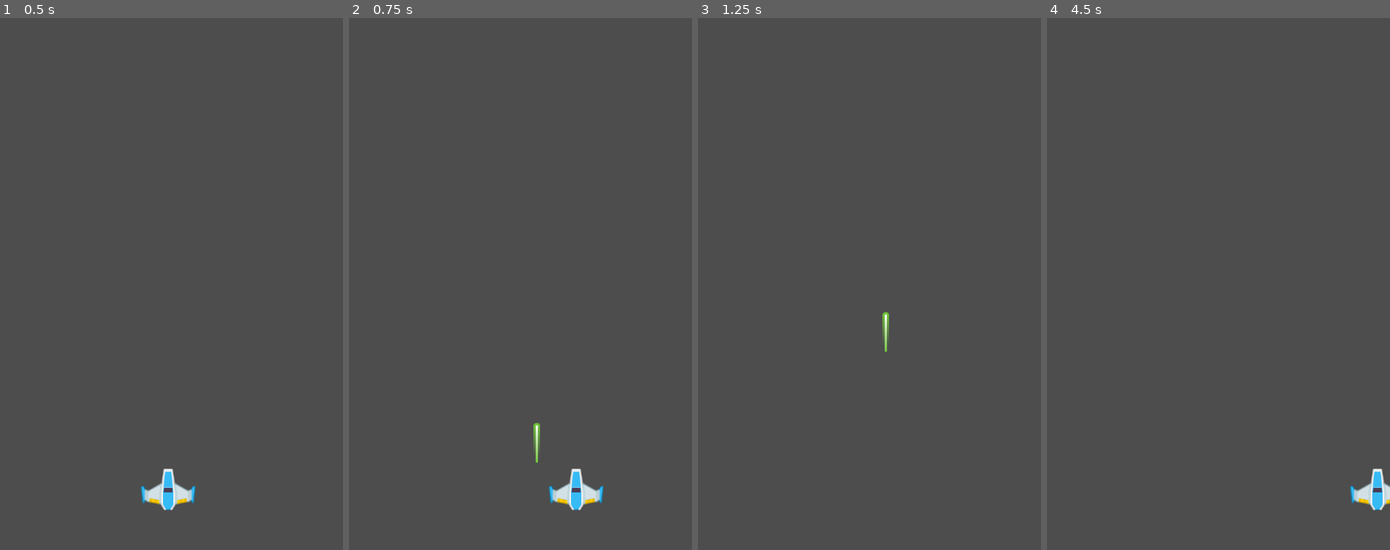
Above: before the commit, frames 1-4 (left to right).
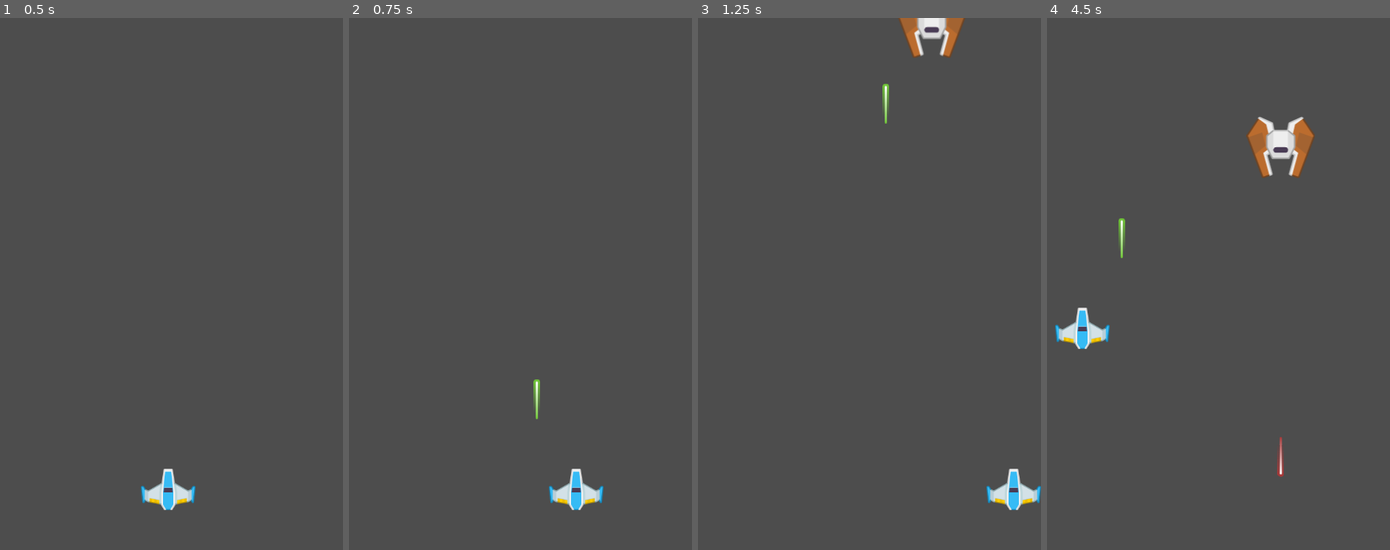
Above: after the commit, the same moments.

Repository: Amr-Monzir/space_shooter
Game: Godot game, scene res://main.tscn
Same seed, same stepped clock (60 frames per second), same inputs: the game is played once before the commit and once after it.
Inputs (mouse positions are in pixels of both pictures, inside the frame that each line leads up to):
- Up to frame 1 (0.5 s): no input
- Up to frame 2 (0.75 s): tap Enter at 0.5 s; move the mouse to (595, 257) at 0.52 s; hold Right (move_right) from 0.53 s (still down); click (595, 257) at 0.6 s
- Up to frame 3 (1.25 s): keep holding Right (move_right)
- Up to frame 4 (4.5 s): move the mouse to (1149, 310) at 1.27 s; release Right (move_right) at 1.28 s; hold Down (move_down) 1.28-2.03 s; click (1149, 310) at 1.35 s; move the mouse to (1252, 166) at 2.02 s; hold Right (move_right) 2.03-2.78 s; click (1252, 166) at 2.1 s; move the mouse to (1201, 390) at 2.77 s; hold Up (move_up) 2.78-3.53 s; click (1201, 390) at 2.85 s; move the mouse to (1321, 363) at 3.52 s; hold Left (move_left) from 3.53 s (still down); click (1321, 363) at 3.6 s; move the mouse to (1115, 204) at 4.27 s; click (1115, 204) at 4.35 s

Frame 1 is identical in both runs. In frame 2, 0.2% of the frame differs, in the area x 53-56%, y 67-84%; in frame 3, 1.7%; in frame 4, 2.8%, in the area x 2-100%, y 18-93%.

Commit message:
Fixed collision

Diff:
--- a/bullet.gd
+++ b/bullet.gd
@@ -1,12 +1,14 @@
 class_name Bullet
 extends Area2D
-
 
 enum Direction {up, down}
 enum BulletType {playerBullet, enemyBullet}
 
 var direction: Direction = Direction.up
 var type: BulletType = BulletType.enemyBullet
+
+@export var speed = 800
+
 
 static func new_enemy_bullet():
 	var my_scene: PackedScene = preload("res://bullet.tscn")
@@ -28,10 +30,18 @@
 
 # Called every frame. 'delta' is the elapsed time since the previous frame.
 func _process(delta: float) -> void:
+	var velocity = Vector2.ZERO
 	if direction == Direction.up:
-		position.y = position.y - 5;
+		velocity = Vector2(0, -1)
 	else:
-		position.y = position.y + 5;
+		velocity = Vector2(0, 1)
+
+	position += delta * velocity * speed
+
+	# DEBUG: Show what the bullet "sees"
+	var overlap = get_overlapping_bodies()
+	if overlap.size() > 0:
+		print("Overlapping bodies:", overlap)
 
 
 func pickSprite():
@@ -46,6 +56,9 @@
 	sprite.show()
 	otherSprite.hide()
 
-
 func _on_visible_on_screen_notifier_2d_screen_exited() -> void:
 	queue_free()
+
+func _on_body_entered(body: Node) -> void:
+	print("✅ HIT!", body.name)
+	queue_free()
--- a/bullet.tscn
+++ b/bullet.tscn
@@ -8,8 +8,11 @@
 radius = 5.0
 height = 54.0
 
-[node name="Bullet" type="Area2D" unique_id=1282358560]
+[node name="Bullet" type="Area2D" unique_id=1451982904]
+collision_layer = 4
+collision_mask = 7
 script = ExtResource("1_v8qja")
+metadata/_edit_group_ = true
 
 [node name="CollisionShape2D" type="CollisionShape2D" parent="." unique_id=1303441595]
 shape = SubResource("CapsuleShape2D_v8qja")
@@ -21,5 +24,7 @@
 texture = ExtResource("3_t4vbm")
 
 [node name="VisibleOnScreenNotifier2D" type="VisibleOnScreenNotifier2D" parent="." unique_id=2124905570]
+rect = Rect2(-5, -27, 10, 54)
 
+[connection signal="body_entered" from="." to="." method="_on_body_entered"]
 [connection signal="screen_exited" from="VisibleOnScreenNotifier2D" to="." method="_on_visible_on_screen_notifier_2d_screen_exited"]
--- a/enemy.gd
+++ b/enemy.gd
@@ -1,15 +1,16 @@
-extends RigidBody2D
+extends Area2D
 
 @export var health = 2
-@export var fireRate = 0.5
+@export var fireRate = 2
+@export var speed = 50
 
-# Called when the node enters the scene tree for the first time.
 func _ready() -> void:
 	pickSprite()
 
 # Called every frame. 'delta' is the elapsed time since the previous frame.
 func _process(delta: float) -> void:
-	position.y = position.y+1;
+	var velocity = Vector2(0, 1)
+	position += velocity * delta * speed
 
 func pickSprite():
 	var spriteTypes = Array([$Type1Shape, $Type2Shape, $Type3Shape, $Type4Shape])
@@ -25,18 +26,39 @@
 func shoot():
 	var bullet: Bullet = Bullet.new_enemy_bullet()
 	bullet.position = $ShootMarker.global_position
-	bullet.rotate(180)
+	bullet.rotate(PI)
 
 	get_parent().call_deferred("add_sibling", bullet)
+	# fireRate = count / second
+	# time = count / fireRate
+	$ShootTimer.start(1/fireRate)
 
 func _on_visible_on_screen_notifier_2d_screen_exited() -> void:
 	queue_free()
 
+func _on_body_entered(body: Node) -> void:
 
-func _on_body_entered(body: Node) -> void:
-	$CollisionShape2D.set_deferred("disabled", true)
+	print("Enemey Collision Detected!")
+	print("Body type:", body.get_class()) # Should print "CharacterBody2D", "RigidBody2D", etc.
+
+	if body is Bullet && (body as Bullet).type == Bullet.BulletType.enemyBullet:
+		return
 	if body is Bullet:
 		body.queue_free()
 	health -= 1
 	if health == 0:
 		queue_free()
+	$CollisionShape2D.set_deferred("disabled", true)
+
+
+func _on_area_entered(area: Area2D) -> void:
+	print("Enemey Collision Detected!")
+	print("Body type:", area.get_class()) # Should print "CharacterBody2D", "RigidBody2D", etc.
+
+	if area is Bullet && (area as Bullet).type == Bullet.BulletType.enemyBullet:
+		return
+	if area is Bullet:
+		area.queue_free()
+	health -= 1
+	if health == 0:
+		queue_free()
--- a/enemy.tscn
+++ b/enemy.tscn
@@ -9,11 +9,10 @@
 [sub_resource type="RectangleShape2D" id="RectangleShape2D_hb8ge"]
 size = Vector2(104, 85)
 
-[node name="Enemy" type="RigidBody2D" unique_id=1547213236]
-collision_mask = 0
-gravity_scale = 0.0
+[node name="Enemy" type="Area2D" unique_id=34364124]
+collision_layer = 2
+collision_mask = 4
 script = ExtResource("1_epg4t")
-metadata/_edit_group_ = true
 
 [node name="CollisionShape2D" type="CollisionShape2D" parent="." unique_id=1900978592]
 position = Vector2(0, 0.5)
@@ -37,8 +36,9 @@
 autostart = true
 
 [node name="ShootMarker" type="Marker2D" parent="." unique_id=674386164]
-position = Vector2(0, 43)
+position = Vector2(0, 44)
 
+[connection signal="area_entered" from="." to="." method="_on_area_entered"]
 [connection signal="body_entered" from="." to="." method="_on_body_entered"]
 [connection signal="screen_exited" from="VisibleOnScreenNotifier2D" to="." method="_on_visible_on_screen_notifier_2d_screen_exited"]
 [connection signal="timeout" from="ShootTimer" to="." method="_on_shoot_timer_timeout"]
--- a/main.gd
+++ b/main.gd
@@ -2,8 +2,11 @@
 
 @export var score = 0
 @export var mob_scene: PackedScene
+var screenSize
 
 func _ready() -> void:
+	var window = get_window()
+	screenSize = window.size
 	new_game()
 
 func new_game():
@@ -12,17 +15,13 @@
 	$MobTimer.start()
 	$ScoreTimer.start()
 
-
 func _on_mob_timer_timeout() -> void:
 	spawn_mob()
 
 func spawn_mob():
 	var mob = mob_scene.instantiate()
 
-	var window = get_window()
-	var size = window.size
-
-	mob.position = Vector2( randi_range(0, size.x) , 0)
+	mob.position = Vector2( randi_range(100, screenSize.x - 100) , 0)
 
 	add_child(mob)
 
--- a/main.tscn
+++ b/main.tscn
@@ -12,7 +12,7 @@
 position = Vector2(237, 326)
 
 [node name="MobTimer" type="Timer" parent="." unique_id=1610621151]
-wait_time = 5.0
+one_shot = true
 
 [node name="ScoreTimer" type="Timer" parent="." unique_id=487226464]
 
--- a/player.gd
+++ b/player.gd
@@ -5,6 +5,10 @@
 var health = 3
 var canShoot = false
 @export var bullet_scene: PackedScene
+var screenSize
+
+func _ready() -> void:
+	screenSize = get_viewport_rect().size
 
 # Called every frame. 'delta' is the elapsed time since the previous frame.
 func _process(delta: float) -> void:
@@ -26,6 +30,7 @@
 	velocity = velocity.normalized()
 
 	position += velocity * delta * speed
+	position = position.clamp(Vector2(37,0), Vector2(screenSize.x-37, screenSize.y))
 
 func start(pos):
 	position = pos
@@ -40,13 +45,17 @@
 	bullet.position = ($ShootMarker as Marker2D).global_position
 	get_parent().call_deferred("add_sibling", bullet)
 
+func game_over():
+	print("game over")
 
+func _on_safe_timer_timeout() -> void:
+	$CollisionShape2D.set_deferred("disabled", false)
 
-func _on_body_entered(body: Node2D) -> void:
+func _on_area_entered(area: Area2D) -> void:
+	if area is Bullet && (area as Bullet).type == Bullet.BulletType.playerBullet:
+		return
 	health -= 1
 	if health == 0:
 		game_over()
 	$CollisionShape2D.set_deferred("disabled", true)
-
-func game_over():
-	print("game over")
+	$SafeTimer.start(1)
--- a/player.tscn
+++ b/player.tscn
@@ -8,9 +8,9 @@
 size = Vector2(74, 57)
 
 [node name="Player" type="Area2D" unique_id=1221109721]
+collision_mask = 6
 script = ExtResource("1_onrkg")
 bullet_scene = ExtResource("2_i3pqv")
-metadata/_edit_group_ = true
 
 [node name="Sprite2D" type="Sprite2D" parent="." unique_id=349690560]
 scale = Vector2(0.75, 0.75)
@@ -26,7 +26,12 @@
 autostart = true
 
 [node name="ShootMarker" type="Marker2D" parent="." unique_id=872300578]
-position = Vector2(0, -28)
+position = Vector2(0, -29)
 
+[node name="SafeTimer" type="Timer" parent="." unique_id=195281752]
+one_shot = true
+
+[connection signal="area_entered" from="." to="." method="_on_area_entered"]
 [connection signal="body_entered" from="." to="." method="_on_body_entered"]
 [connection signal="timeout" from="ShootTimer" to="." method="_on_shoot_timer_timeout"]
+[connection signal="timeout" from="SafeTimer" to="." method="_on_safe_timer_timeout"]
